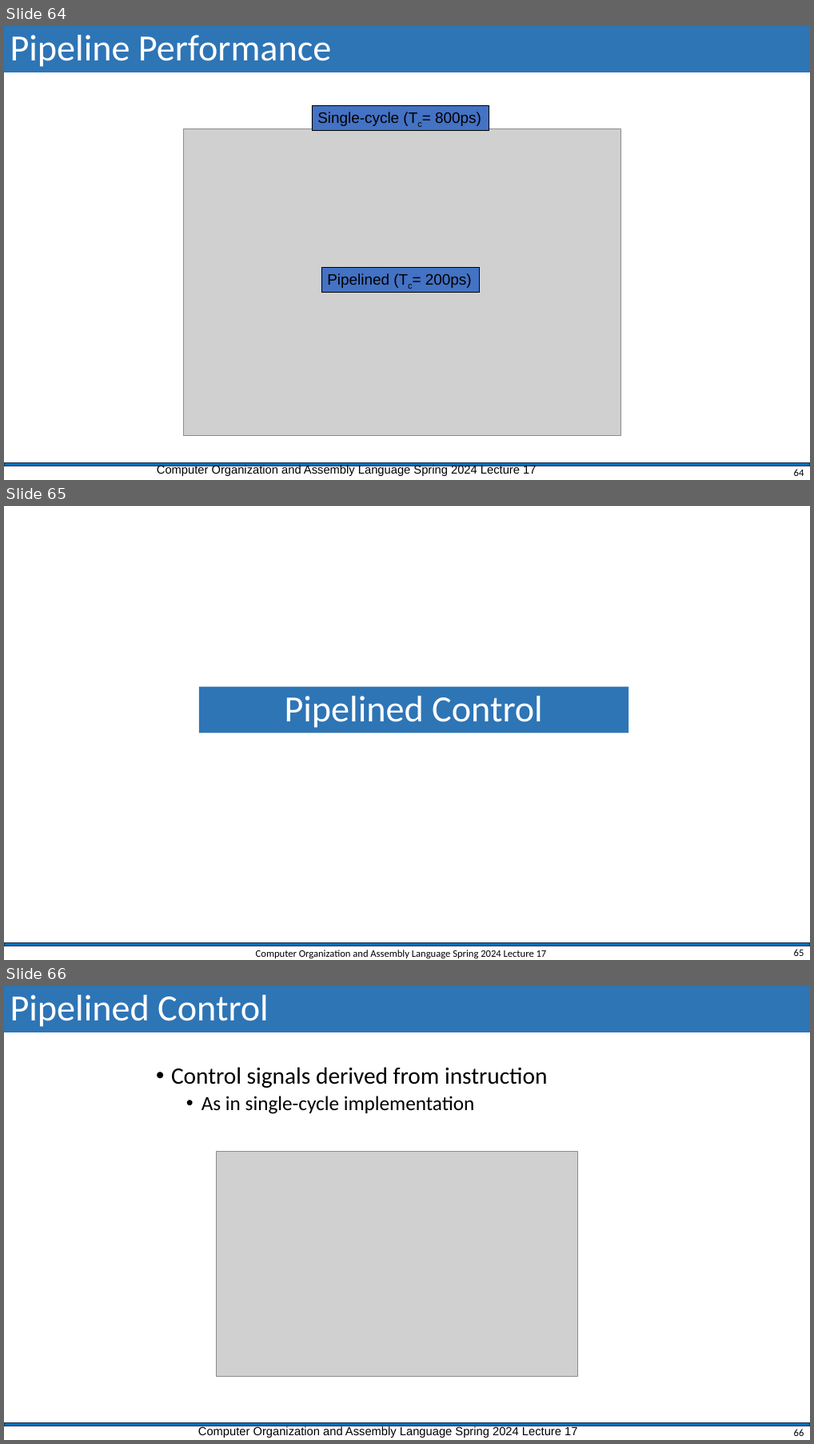
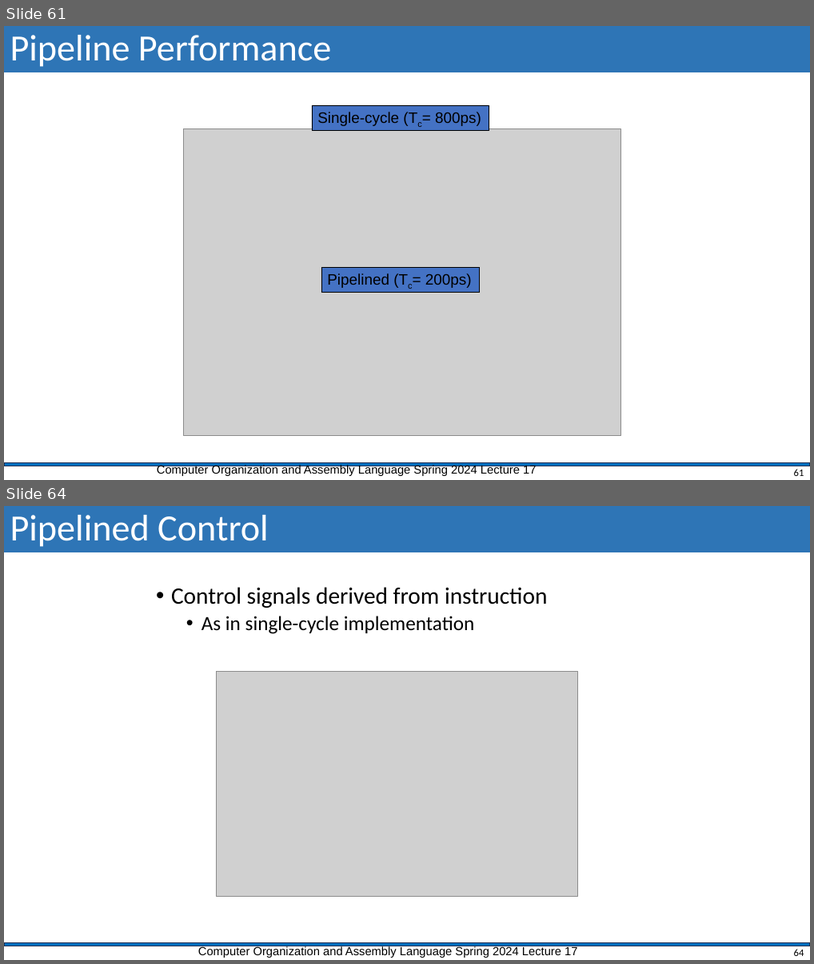
Before and after one commit to shahidmasud/shahidmasud.github.io, a slide deck: CompOrg_Lec17_Spr2024.pptx. Shown one above the other, each under a label of ours: slides 64, 65 and 66 before the commit, slides 61 and 64 after it; the slides between them are not shown. The pictures are 814x1444 and 814x964 pixels, drawn with LibreOffice and Linux fonts; fonts in the diff are those of the drawing; grey boxes stand for pictures; background and template pictures are left out. Boxes give left, top, right and bottom in pixels: in the first picture for what was removed or moved away, otherwise in the second. Text is boxed around its words. In the diff, an @@ line names an element or a change of style, - is before the commit and + after.

```diff
--- a/CompOrg_Lec17_Spr2024.pptx
+++ b/CompOrg_Lec17_Spr2024.pptx
@@ slide 65 removed at (x1=4, y1=506, x2=810, y2=960), background #FFFFFF; not listed: 1 template element that a slide beside it also shows @@
@@ title removed at (x1=198, y1=686, x2=629, y2=733) @@
-Pipelined Control
@@ text removed at (x1=256, y1=949, x2=547, y2=958) @@
-Computer Organization and Assembly Language Spring 2024 Lecture 17
@@ page number removed at (x1=794, y1=948, x2=805, y2=956) @@
-65
@@ what was slide 64 is now slide 61 @@
@@ page number at (x1=794, y1=468, x2=805, y2=476): text changed @@
-64
+61
@@ what was slide 66 is now slide 64 @@
@@ page number at (x1=794, y1=948, x2=805, y2=956): text changed @@
-66
+64
```
Also in this commit, not shown: 17 slides changed, 1 other slide removed, 1 other file.
